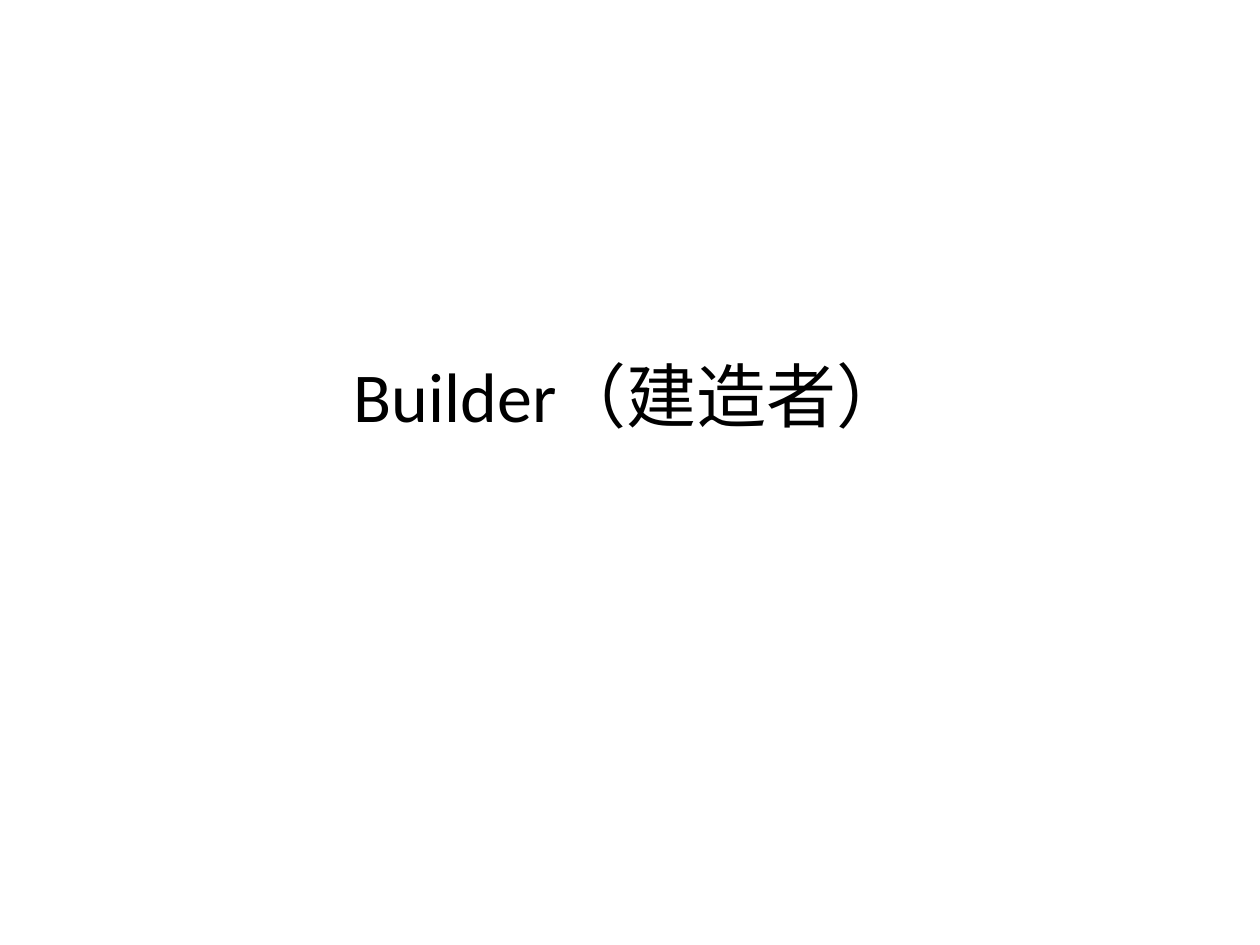
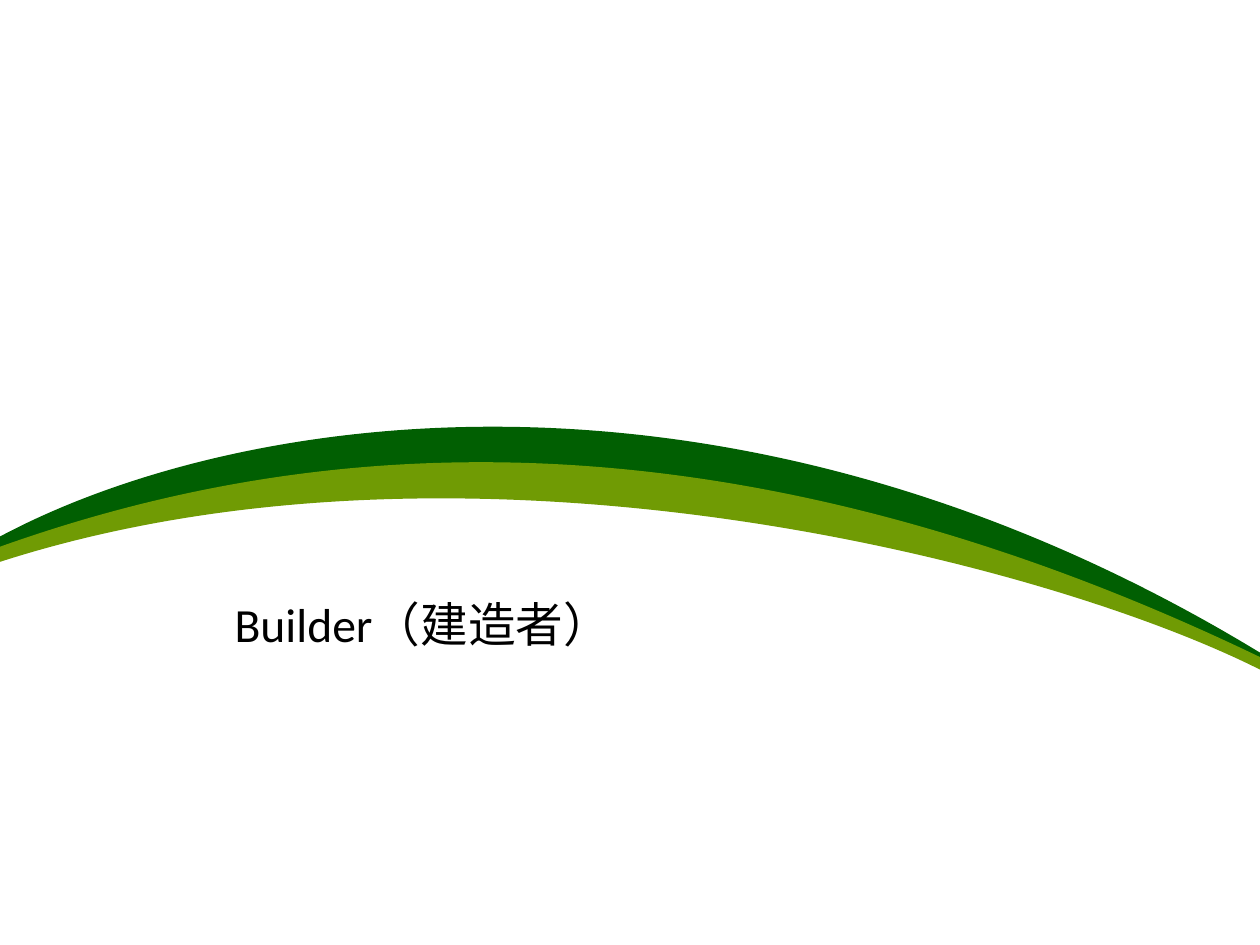
Before and after one commit to PlumpMath/DesignPattern-108, a slide deck: slide 12 of doc/Design Pattern.ppt (slide 10 before the commit). Drawn at 1260x945 pixels with LibreOffice and Linux fonts; fonts in the diff are those of the drawing. Boxes give left, top, right and bottom in pixels: in the first picture for what was removed or moved away, otherwise in the second. Text is boxed around its words. In the diff, an @@ line names an element or a change of style, - is before the commit and + after.

```diff
--- a/doc/Design Pattern.ppt
+++ b/doc/Design Pattern.ppt
@@ freeform shape added at [0,427,1260,660], fill #015F02 @@
@@ freeform shape added at [0,462,1260,670], fill #709B04 @@
@@ text "Builder（建造者）": place and size @@
-text "Builder（建造者）" at [354,364,906,429]
+text "Builder（建造者）" at [235,602,612,647]
@@ text "Builder（建造者）" at [235,602,612,647]: size 40 to 27.2 pt; alignment centre to justified @@
```
Also in this commit, not shown: 10 other slides changed, 2 slides added.
